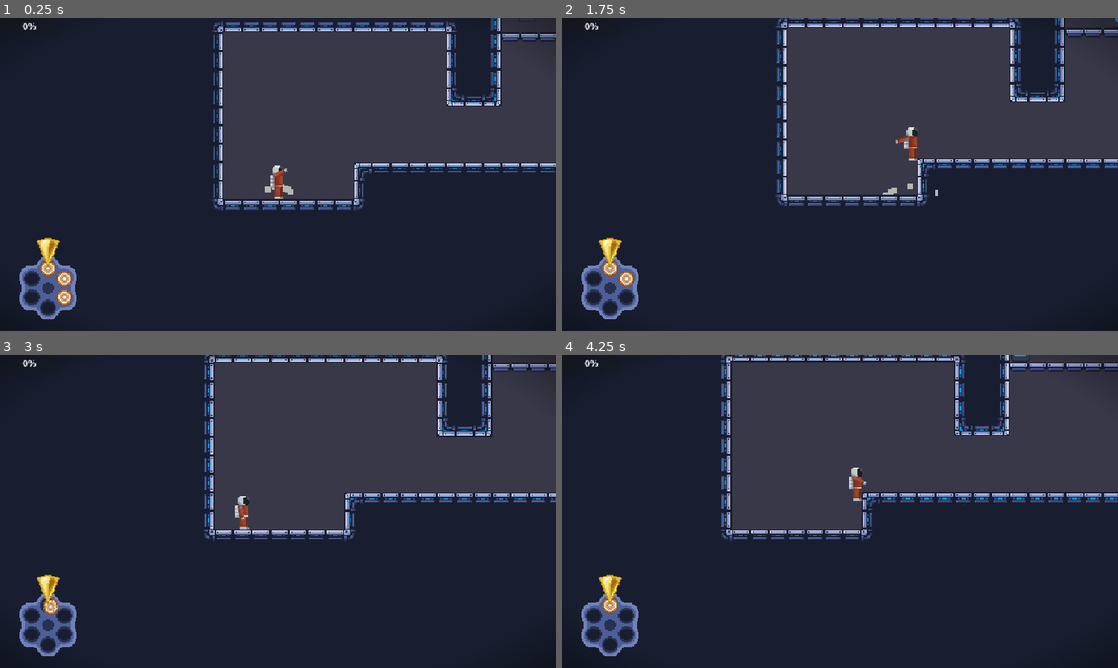
Above: before the commit, frames 1-4 (two rows, left to right).
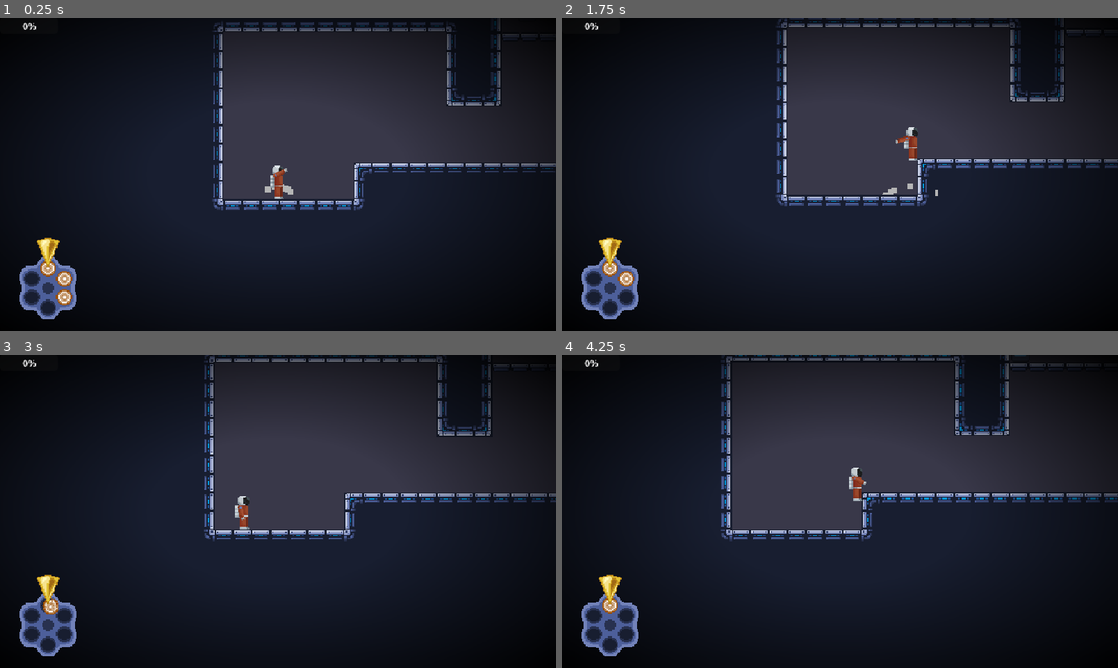
Above: after the commit, the same moments.

Repository: ygda-org/revolver
Game: Godot game, scene res://main/main.tscn
The game is run twice, just before and just after one commit, with the same random seed, the same clock (stepped at 60 frames per second) and the same inputs. The engine's default icon, where the game draws it, is replaced by a stand-in: a white triangle on a blue panel in a dark square. Sound files missing from this copy of the repository are replaced by a short silence.
Inputs (mouse positions are in pixels of both pictures, inside the frame that each line leads up to):
- Up to frame 1 (0.25 s): no input
- Up to frame 2 (1.75 s): tap Enter (ui_accept) at 0.5 s; move the mouse to (962, 158) at 0.52 s; hold S (drop) 0.53-1.28 s; hold D (right) from 0.53 s (still down); tap Space (jump) at 0.77, 1.52 s; move the mouse to (728, 190) at 1.27 s; click (728, 190) at 1.35 s
- Up to frame 3 (3 s): move the mouse to (333, 442) at 2.02 s; release D (right) at 2.03 s; hold A (left) 2.03-2.78 s; hold S (drop) 2.03-2.78 s; move the mouse to (250, 574) at 2.77 s; hold D (right) from 2.78 s (still down); click (250, 574) at 2.85 s
- Up to frame 4 (4.25 s): keep holding D (right); tap Space (jump) at 3.02, 3.77 s; move the mouse to (1006, 558) at 3.52 s; hold S (drop) from 3.53 s (still down)

The runs differ from the first frame. In frame 1, 33% of the frame differs, in the area x 0-100%, y 0-100%; in frame 2, 33%; in frame 3, 33%; in frame 4, 34%.

Commit message:
vignette more obvious

Diff:
--- a/ui/hud.tscn
+++ b/ui/hud.tscn
@@ -8,8 +8,8 @@
 [ext_resource type="Shader" uid="uid://c8yaabuks5t8i" path="res://ui/hud.gdshader" id="6_1v5rv"]
 
 [sub_resource type="Gradient" id="Gradient_546lt"]
-offsets = PackedFloat32Array(0, 0.53654486, 0.91528237)
-colors = PackedColorArray(1, 1, 1, 0, 0, 0, 0, 0, 0, 0, 0, 1)
+offsets = PackedFloat32Array(0, 0.21906355, 0.67391306, 0.78762543)
+colors = PackedColorArray(1, 1, 1, 0, 0, 0, 0, 0, 0, 0, 0, 1, 0, 0, 0, 1)
 
 [sub_resource type="GradientTexture2D" id="GradientTexture2D_546lt"]
 gradient = SubResource("Gradient_546lt")
